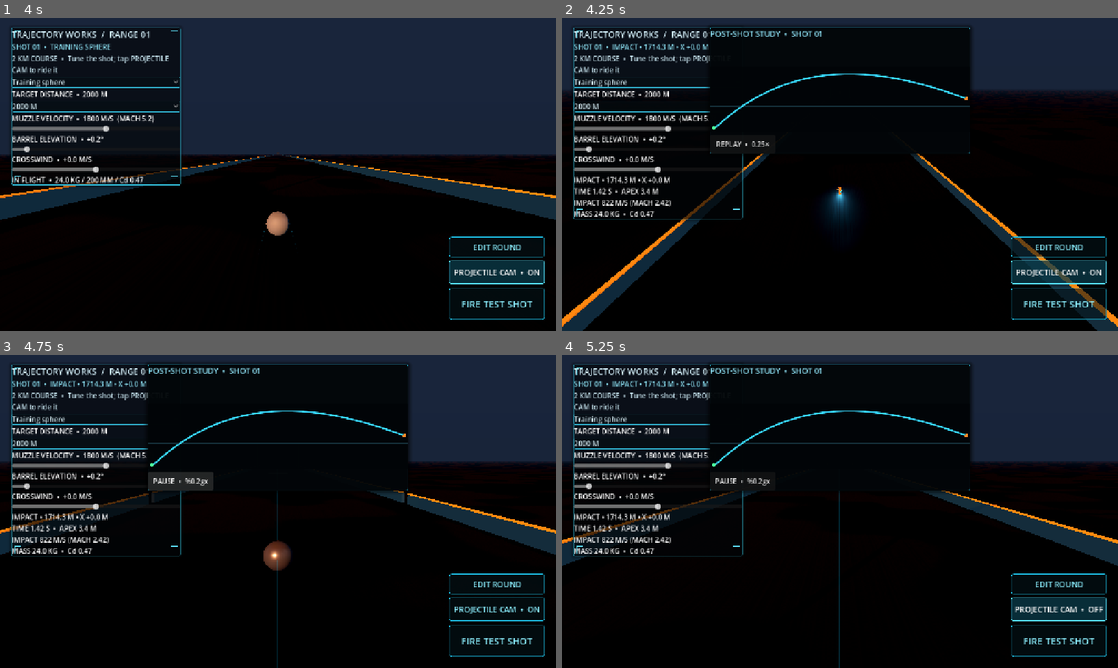
Above: before the commit, frames 1-4 (two rows, left to right).
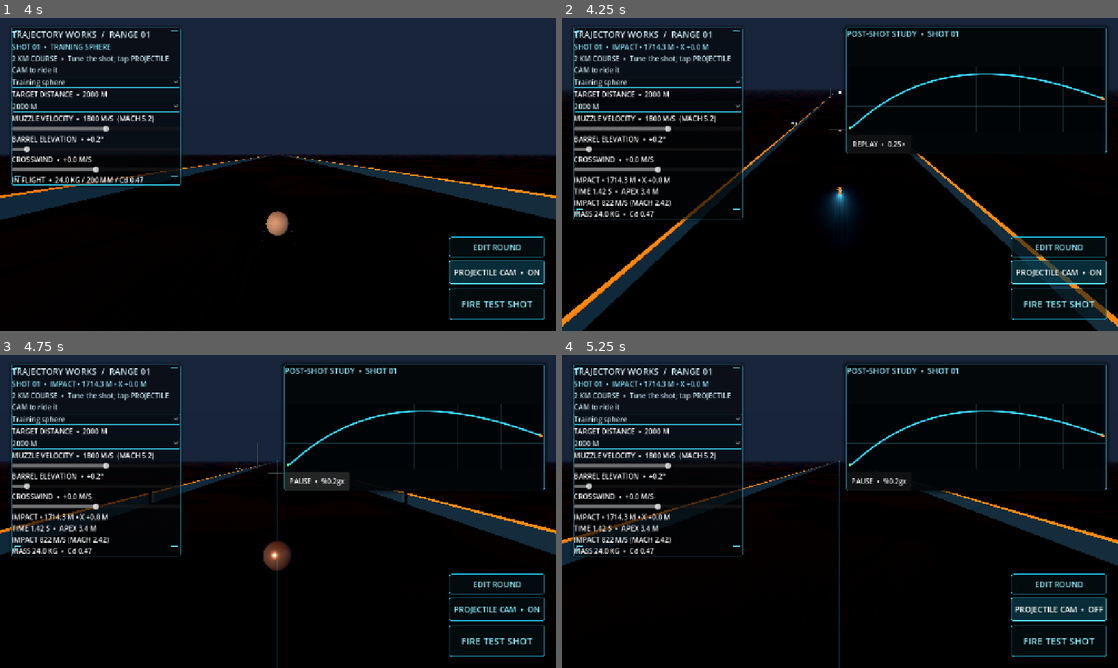
Above: after the commit, the same moments.

Repository: tpylman90-ctrl/Trajectory-Works
Game: Godot game, scene res://scenes/range.tscn
Same seed, same stepped clock (60 frames per second), same inputs: the game is played once before the commit and once after it.
Inputs:
- Up to frame 1 (4 s): click "Dense slug" at 0.5 s; click "2000 M" at 1.25 s; click "Training sphere" at 2 s; click "FIRE TEST SHOT" at 2.75 s; click "PROJECTILE CAM • OFF" at 3.5 s
- Up to frame 2 (4.25 s): no input
- Up to frame 3 (4.75 s): click "REPLAY • 0.25×" at 4.25 s
- Up to frame 4 (5.25 s): click "PROJECTILE CAM • ON" at 5 s

Frame 1 is identical in both runs. In frame 2, 11% of the frame differs, in the area x 26-99%, y 2-45%; in frame 3, 16%; in frame 4, 15%.
Error before the commit: unsupported format character in operator '%'. (res://scripts/range.gd:638)
Error after the commit: unsupported format character in operator '%'. (res://scripts/range.gd:647)

Commit message:
Keep shot review clear of range HUD

Diff:
--- a/scripts/range.gd
+++ b/scripts/range.gd
@@ -21,6 +21,7 @@
 var camera_pitch := 0.24
 var camera_distance := 34.0
 var status_label: Label
+var range_hud_panel: PanelContainer
 var analysis_label: Label
 var projectile_picker: OptionButton
 var current_projectile: Dictionary = {}
@@ -593,9 +594,17 @@
 	review_layer.layer = 20
 	add_child(review_layer)
 	var panel := PanelContainer.new()
-	panel.set_anchors_preset(Control.PRESET_CENTER_TOP)
-	panel.position = Vector2(-300.0, 22.0)
-	panel.custom_minimum_size = Vector2(600.0, 0.0)
+	var viewport_size := get_viewport().get_visible_rect().size
+	var review_width := minf(600.0, viewport_size.x - 32.0)
+	var wide_layout := viewport_size.x >= 1100.0
+	panel.set_anchors_preset(Control.PRESET_TOP_LEFT)
+	panel.custom_minimum_size = Vector2(review_width, 0.0)
+	if wide_layout:
+		panel.position = Vector2(viewport_size.x - review_width - 26.0, 22.0)
+	else:
+		panel.position = Vector2(16.0, 22.0)
+		if is_instance_valid(range_hud_panel):
+			range_hud_panel.hide()
 	var style := StyleBoxFlat.new()
 	style.bg_color = Color(0.008, 0.024, 0.034, 0.91)
 	style.border_color = Color(0.16, 0.78, 0.92, 0.9)
@@ -750,6 +759,8 @@
 	if is_instance_valid(review_layer):
 		review_layer.queue_free()
 	review_layer = null
+	if is_instance_valid(range_hud_panel):
+		range_hud_panel.show()
 
 
 func _on_replay_speed_selected(index: int) -> void:
@@ -904,7 +915,8 @@
 func _build_hud() -> void:
 	var layer := CanvasLayer.new()
 	add_child(layer)
-	var panel := PanelContainer.new()
+	range_hud_panel = PanelContainer.new()
+	var panel := range_hud_panel
 	panel.position = Vector2(26.0, 22.0)
 	panel.custom_minimum_size = Vector2(390.0, 142.0)
 	var glass := StyleBoxFlat.new()
